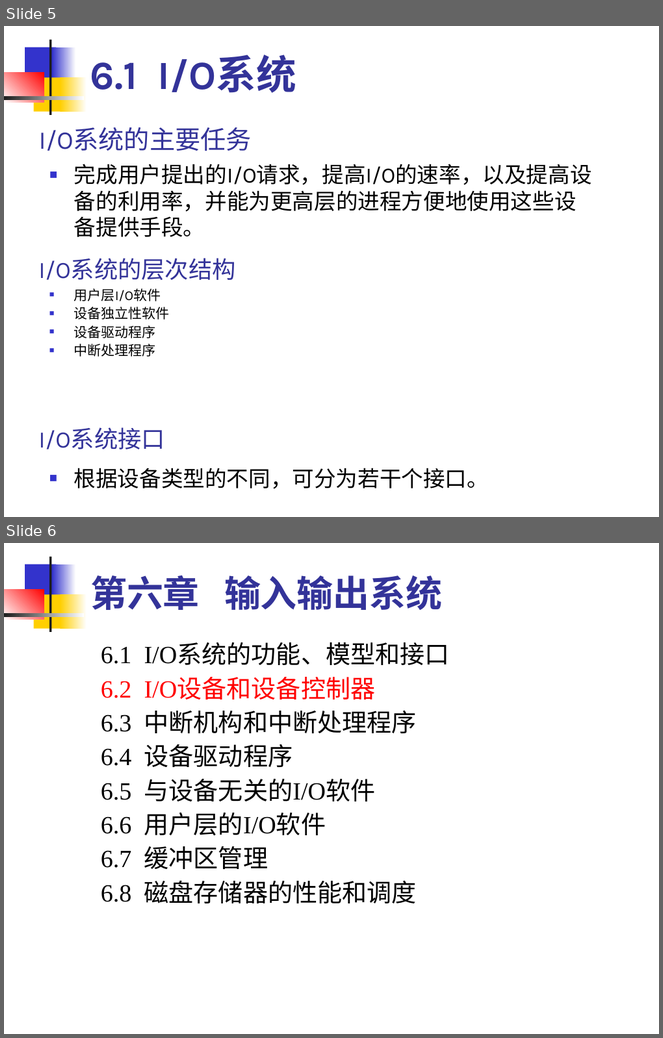
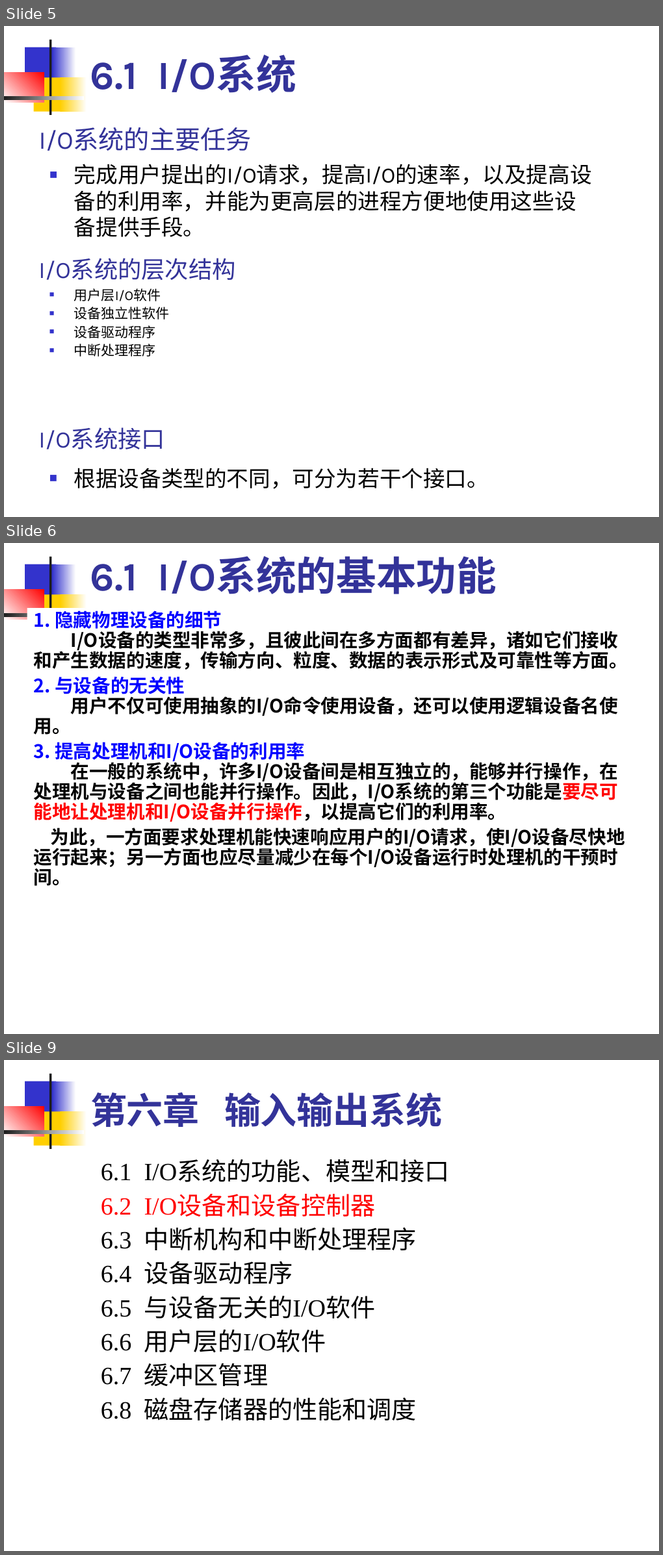
Before and after one commit to edu2act/course-OS, a slide deck: materials/slides/OS_Chap 6.ppt. Shown one above the other, each under a label of ours: slides 5 and 6 before the commit, slides 5, 6 and 9 after it; the slides between them are not shown. The pictures are 663x1038 and 663x1555 pixels, drawn with LibreOffice and Linux fonts; fonts in the diff are those of the drawing. Boxes give left, top, right and bottom in pixels: in the first picture for what was removed or moved away, otherwise in the second. Text is boxed around its words. In the diff, an @@ line names an element or a change of style, - is before the commit and + after.

```diff
--- a/materials/slides/OS_Chap 6.ppt
+++ b/materials/slides/OS_Chap 6.ppt
@@ slide 6 added at bbox=[4, 543, 659, 1034], background #FFFFFF; not listed: 7 template elements that a slide beside it also shows @@
@@ text added at bbox=[90, 556, 497, 594], 44 pt, text #333399, bold @@
+6.1 I/O系统的基本功能
@@ text added at bbox=[34, 611, 628, 886], 20.4 pt, text #000000, bold @@
+1. 隐藏物理设备的细节
+I/O设备的类型非常多，且彼此间在多方面都有差异，诸如它们接收和产生数据的速度，传输方向、粒度、数据的表示形式及可靠性等方面。
+2. 与设备的无关性
+用户不仅可使用抽象的I/O命令使用设备，还可以使用逻辑设备名使用。
+3. 提高处理机和I/O设备的利用率
+在一般的系统中，许多I/O设备间是相互独立的，能够并行操作，在处理机与设备之间也能并行操作。因此，I/O系统的第三个功能是要尽可能地让处理机和I/O设备并行操作，以提高它们的利用率。
+为此，一方面要求处理机能快速响应用户的I/O请求，使I/O设备尽快地运行起来；另一方面也应尽量减少在每个I/O设备运行时处理机的干预时间。
@@ what was slide 6 is now slide 9 @@
```
Also in this commit, not shown: 1 slide changed, 3 other slides added, 3 other files.
